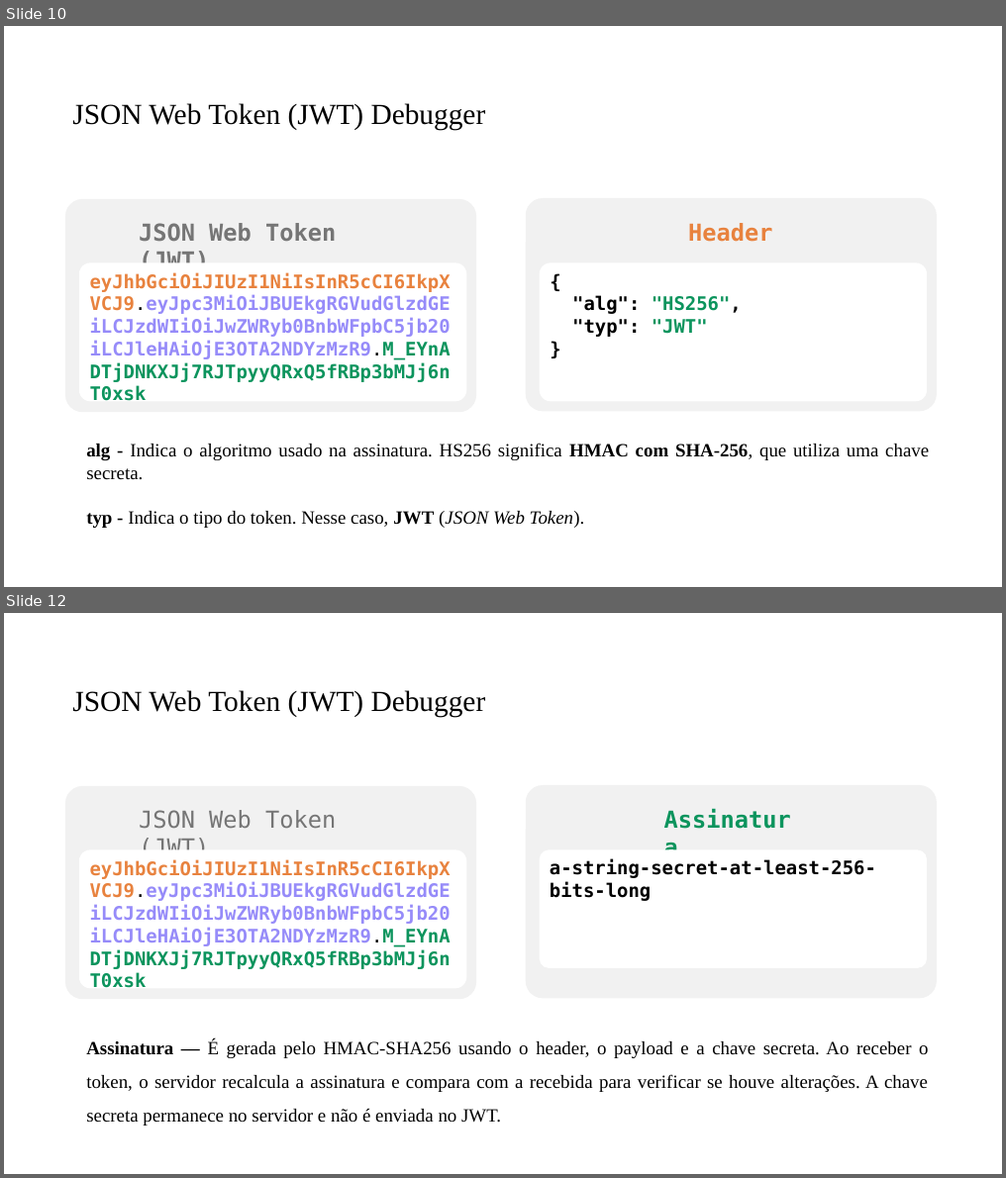
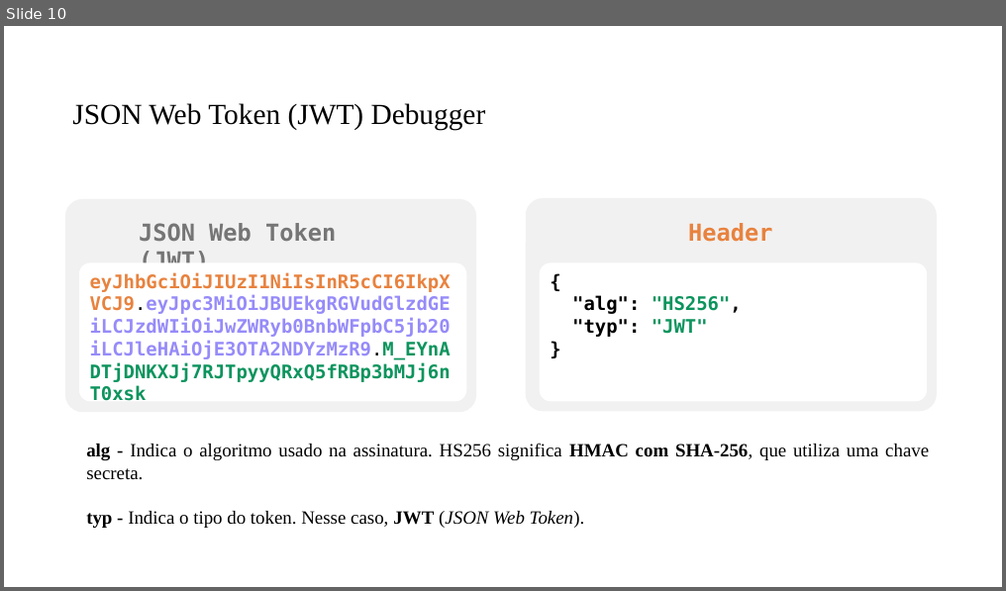
Before and after one commit to PedroMiho/UMC, a slide deck: engenharia-software/software-corporativo/boas-praticas/aula-08-controle-acesso/spring-security.pptx. Shown one above the other, each under a label of ours: slides 10 and 12 before the commit, slide 10 after it; the slides between them are not shown. The pictures are 1006x1178 and 1006x591 pixels, drawn with LibreOffice and Linux fonts; fonts in the diff are those of the drawing; background and template pictures are left out. Boxes give left, top, right and bottom in pixels: in the first picture for what was removed or moved away, otherwise in the second. Text is boxed around its words. In the diff, an @@ line names an element or a change of style, - is before the commit and + after.

```diff
--- a/engenharia-software/software-corporativo/boas-praticas/aula-08-controle-acesso/spring-security.pptx
+++ b/engenharia-software/software-corporativo/boas-praticas/aula-08-controle-acesso/spring-security.pptx
@@ slide 12 removed at [4, 613, 1002, 1174], background #FFFFFF @@
@@ title removed at [72, 690, 486, 718] @@
-JSON Web Token (JWT) Debugger
@@ rounded rectangle removed at [65, 786, 476, 999] @@
@@ rounded rectangle removed at [526, 785, 937, 998] @@
@@ text removed at [139, 810, 336, 861] @@
-JSON Web Token (JWT)
@@ text removed at [656, 801, 806, 834] @@
-Assinatura
@@ rounded rectangle removed at [79, 851, 466, 989] @@
-eyJhbGciOiJIUzI1NiIsInR5cCI6IkpXVCJ9.eyJpc3MiOiJBUEkgRGVudGlzdGEiLCJzdWIiOiJwZWRyb0BnbWFpbC5jb20iLCJleHAiOjE3OTA2NDYzMzR9.M_EYnADTjDNKXJj7RJTpyyQRxQ5fRBp3bMJj6nT0xsk
@@ rounded rectangle removed at [540, 851, 927, 968] @@
-a-string-secret-at-least-256-bits-long
@@ text removed at [86, 1041, 928, 1126] @@
-Assinatura — É gerada pelo HMAC-SHA256 usando o header, o payload e a chave secreta. Ao receber o token, o servidor recalcula a assinatura e compara com a recebida para verificar se houve alterações. A chave secreta permanece no servidor e não é enviada no JWT.
```
Also in this commit, not shown: 1 slide changed, 6 slides added, 21 other slides removed, 24 other files.
